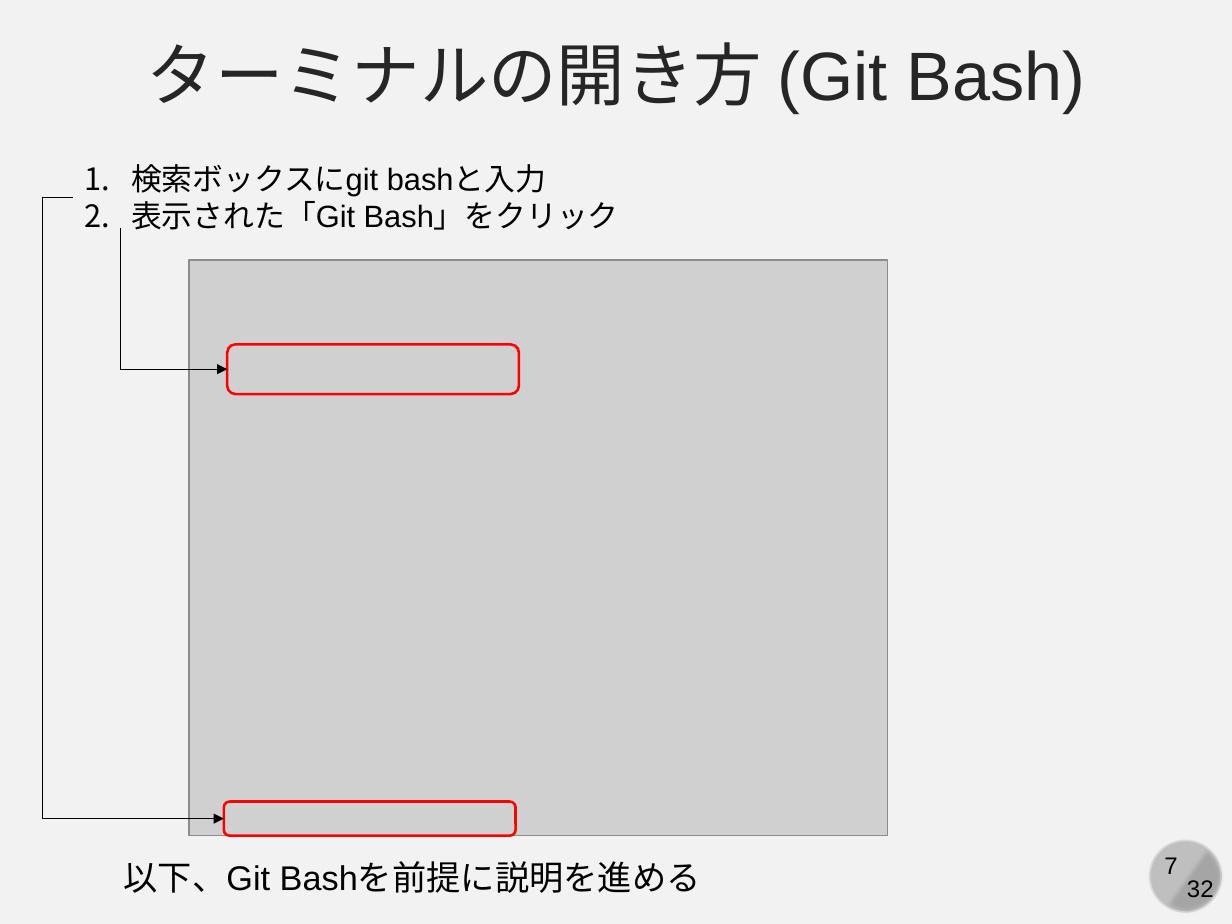
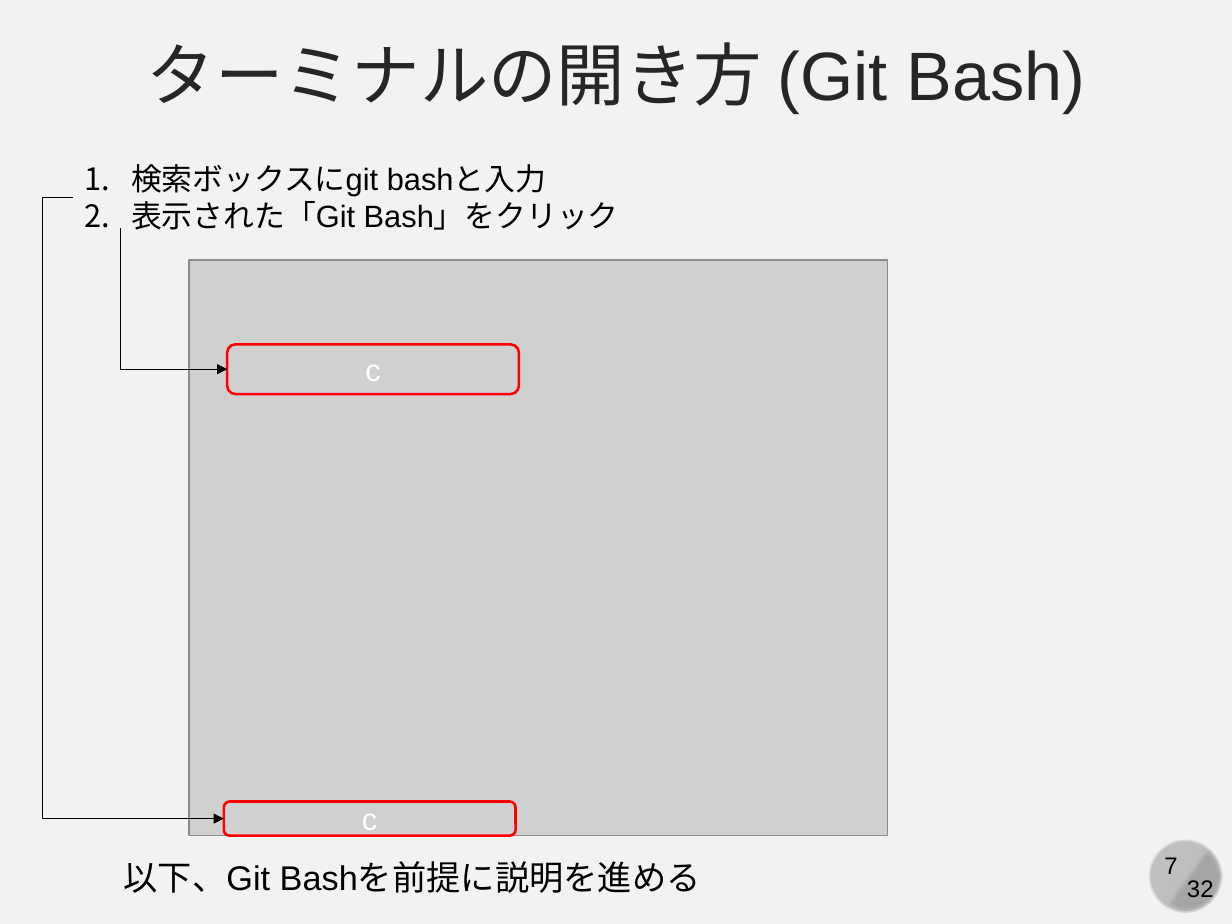
Before and after one commit to cpss2026-git/cpss2026-git.github.io, a slide deck: slide 7 of 04-practice-git/slides/04-git-basic.pptx. Drawn at 1232x924 pixels with LibreOffice and Linux fonts; fonts in the diff are those of the drawing; grey boxes stand for pictures. Boxes give left, top, right and bottom in pixels: in the first picture for what was removed or moved away, otherwise in the second. Text is boxed around its words. In the diff, an @@ line names an element or a change of style, - is before the commit and + after.

```diff
--- a/04-practice-git/slides/04-git-basic.pptx
+++ b/04-practice-git/slides/04-git-basic.pptx
@@ text in rounded rectangle at box(365, 365, 380, 381): text added @@
+c
@@ text in rounded rectangle at box(362, 814, 377, 836): text added @@
+c
```
Also in this commit, not shown: 1 other slide changed, 1 other file.
